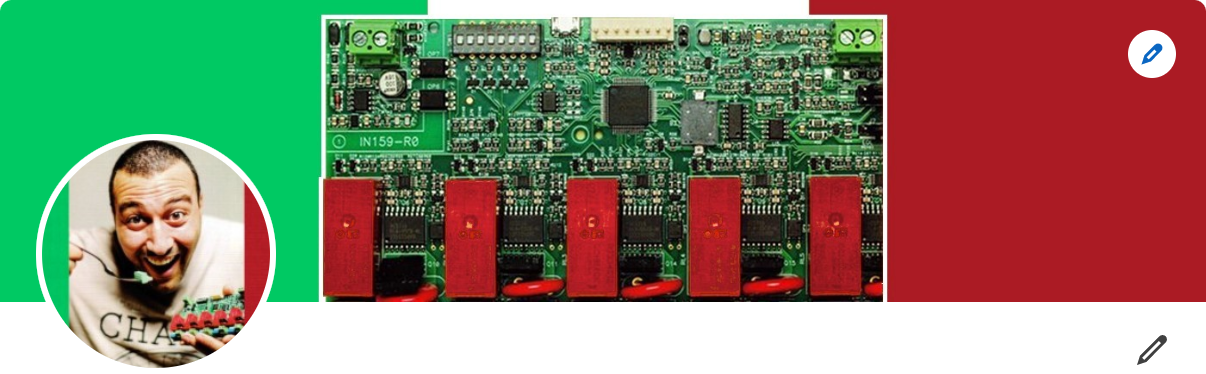
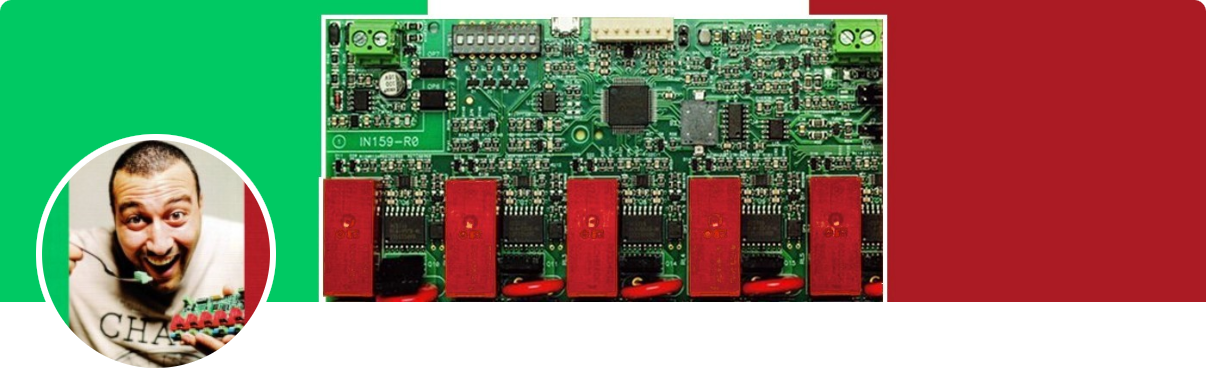
The second 1206 × 374 image is a revision of the first. Changes to its layers:
painted on "Pasted Layer" over box(1128, 30, 1176, 365)
